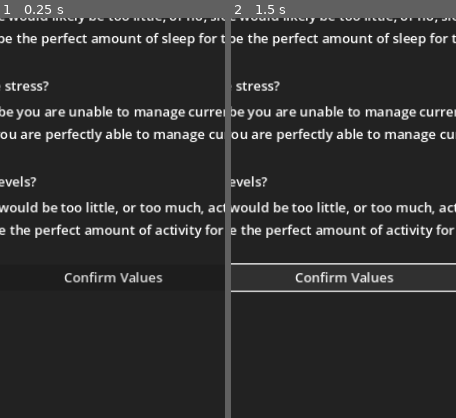
Above: before the commit, frames 1-2 (left to right).
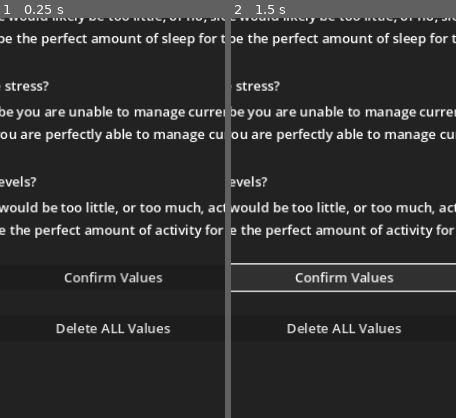
Above: after the commit, the same moments.

Repository: Thorqs/VitaPulsi
Game: Godot game, scene res://control.tscn
Same seed, same stepped clock (60 frames per second), same inputs: the game is played once before the commit and once after it.
Inputs:
- Up to frame 1 (0.25 s): no input
- Up to frame 2 (1.5 s): click "Confirm Values" at 0.5 s; click "Confirm Values" at 1.25 s
The pictures show only the part of the screen within x 25-75%, y 50-100%; the shares and areas given below are measured in that part.

The runs differ from the first frame. In frame 1, 0.7% of the frame differs, in the area x 24-76%, y 76-79%; in frame 2, 0.7%.

Commit message:
clear data function
Added button to clear arrays for each question.

Diff:
--- a/Input.gd
+++ b/Input.gd
@@ -24,3 +24,11 @@
 	userData.update_stress(Stress)
 	userData.update_activity(Activity)
 	userData.save_data()
+
+func _on_clear_button_pressed():
+	userData.clear_food_hist()
+	userData.clear_water_hist()
+	userData.clear_sleep_hist()
+	userData.clear_stress_hist()
+	userData.clear_active_hist()
+	userData.save_data()
--- a/Resources/UserData.gd
+++ b/Resources/UserData.gd
@@ -37,3 +37,18 @@
 
 func update_activity(value : int):
 	active_hist.append(value)
+
+func clear_food_hist():
+	food_hist.clear()
+
+func clear_water_hist():
+	water_hist.clear()
+
+func clear_sleep_hist():
+	sleep_hist.clear()
+
+func clear_stress_hist():
+	stress_hist.clear()
+
+func clear_active_hist():
+	active_hist.clear()
--- a/control.tscn
+++ b/control.tscn
@@ -323,6 +323,13 @@
 [node name="Input_Button" type="Button" parent="Panel/MainVBox/TabContainer/Input"]
 layout_mode = 2
 text = "Confirm Values"
+
+[node name="Button_Spacer" type="Label" parent="Panel/MainVBox/TabContainer/Input"]
+layout_mode = 2
+
+[node name="Clear_Button" type="Button" parent="Panel/MainVBox/TabContainer/Input"]
+layout_mode = 2
+text = "Delete ALL Values"
 
 [node name="Output" type="Panel" parent="Panel/MainVBox/TabContainer"]
 visible = false
@@ -471,3 +478,4 @@
 vertical_alignment = 1
 
 [connection signal="pressed" from="Panel/MainVBox/TabContainer/Input/Input_Button" to="Panel/MainVBox/TabContainer/Input" method="_on_input_button_pressed"]
+[connection signal="pressed" from="Panel/MainVBox/TabContainer/Input/Clear_Button" to="Panel/MainVBox/TabContainer/Input" method="_on_clear_button_pressed"]
